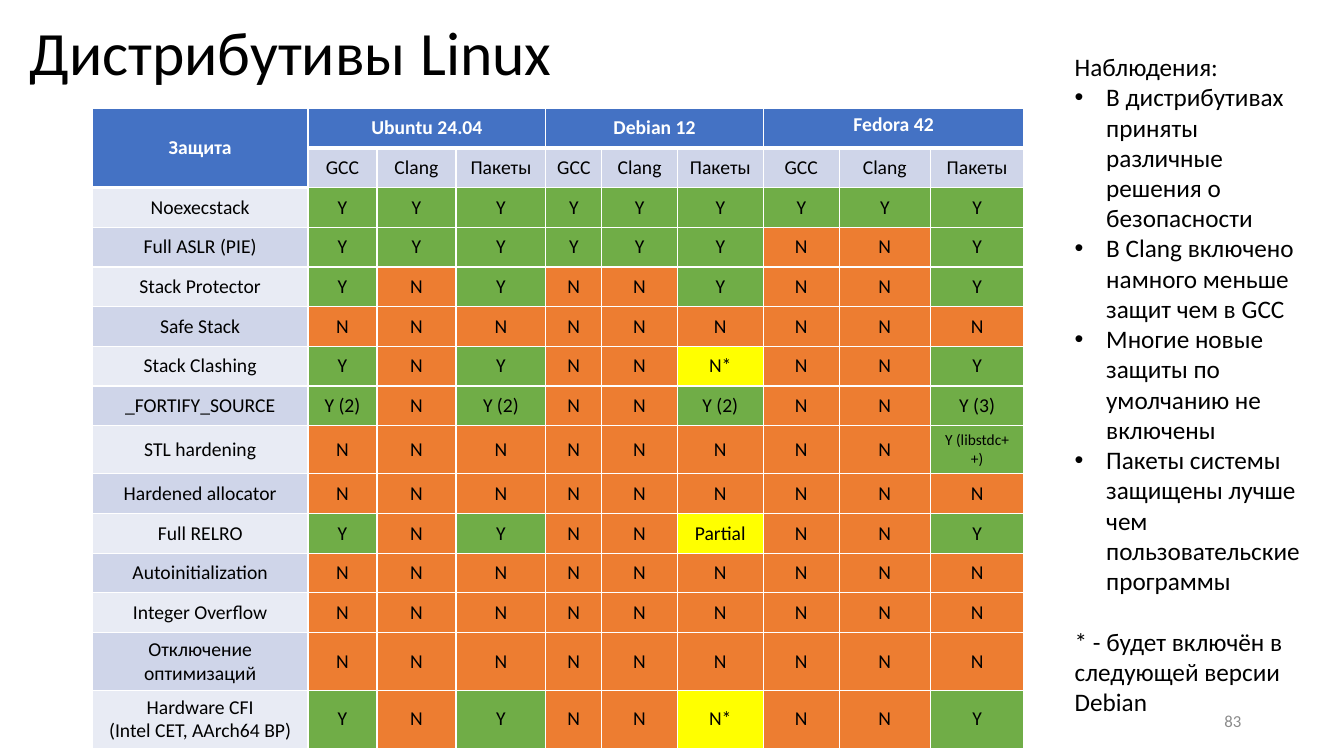
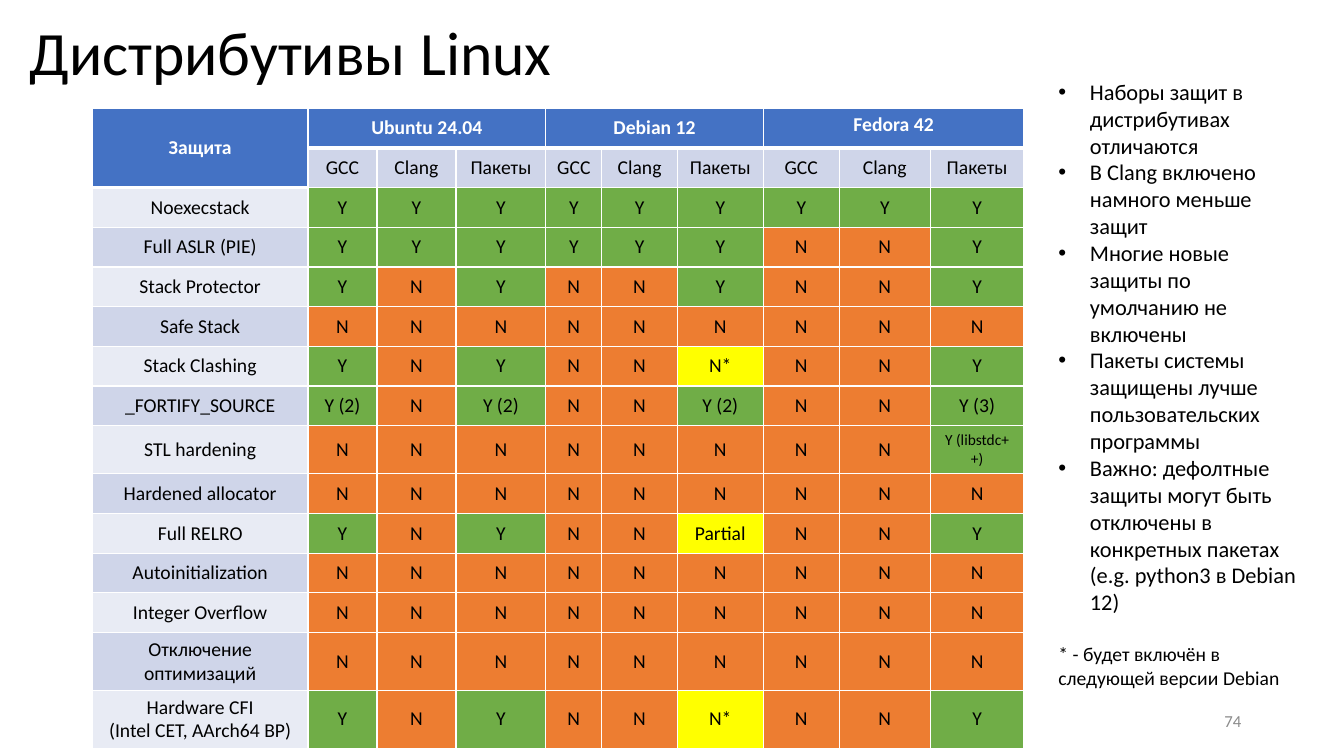
Before and after one commit to yugr/slides, a slide deck: slide 74 of CppZeroCost/2025/RU.pptx (slide 83 before the commit). Drawn at 1344x756 pixels with LibreOffice and Linux fonts; fonts in the diff are those of the drawing. Boxes give left, top, right and bottom in pixels: in the first picture for what was removed or moved away, otherwise in the second. Text is boxed around its words. In the diff, an @@ line names an element or a change of style, - is before the commit and + after.

```diff
--- a/CppZeroCost/2025/RU.pptx
+++ b/CppZeroCost/2025/RU.pptx
@@ text "Наборы защит в дистрибутивах отличаются": place and size @@
-text "Наборы защит в дистрибутивах отличаются" at [1075,59,1299,711]
+text "Наборы защит в дистрибутивах отличаются" at [1058,84,1296,689]
@@ text at [1090,84,1256,238]: text changed; size 18 to 16 pt @@
-Наблюдения:
-• В дистрибутивах приняты различные решения о безопасности
-• В Clang включено намного меньше защит чем в GCC
+• Наборы защит в дистрибутивах отличаются
+• В Clang включено намного меньше защит
@@ text at [1058,246,1279,689]: size 18 to 16 pt in "Многие новые защиты по умолчанию не включены"; size 18 to 14 pt in "* - будет включён в следующей версии ..." @@
@@ text at [1090,353,1296,613]: text changed; size 18 to 16 pt @@
-• Пакеты системы защищены лучше чем пользовательские программы
+• Пакеты системы защищены лучше пользовательских программы
+• Важно: дефолтные защиты могут быть отключены в конкретных пакетах (e.g. python3 в Debian 12)
@@ page number at [1224,716,1241,727]: text changed @@
-83
+74
```
Also in this commit, not shown: 17 other slides changed, 3 slides added, 1 slide removed, 3 other files.
